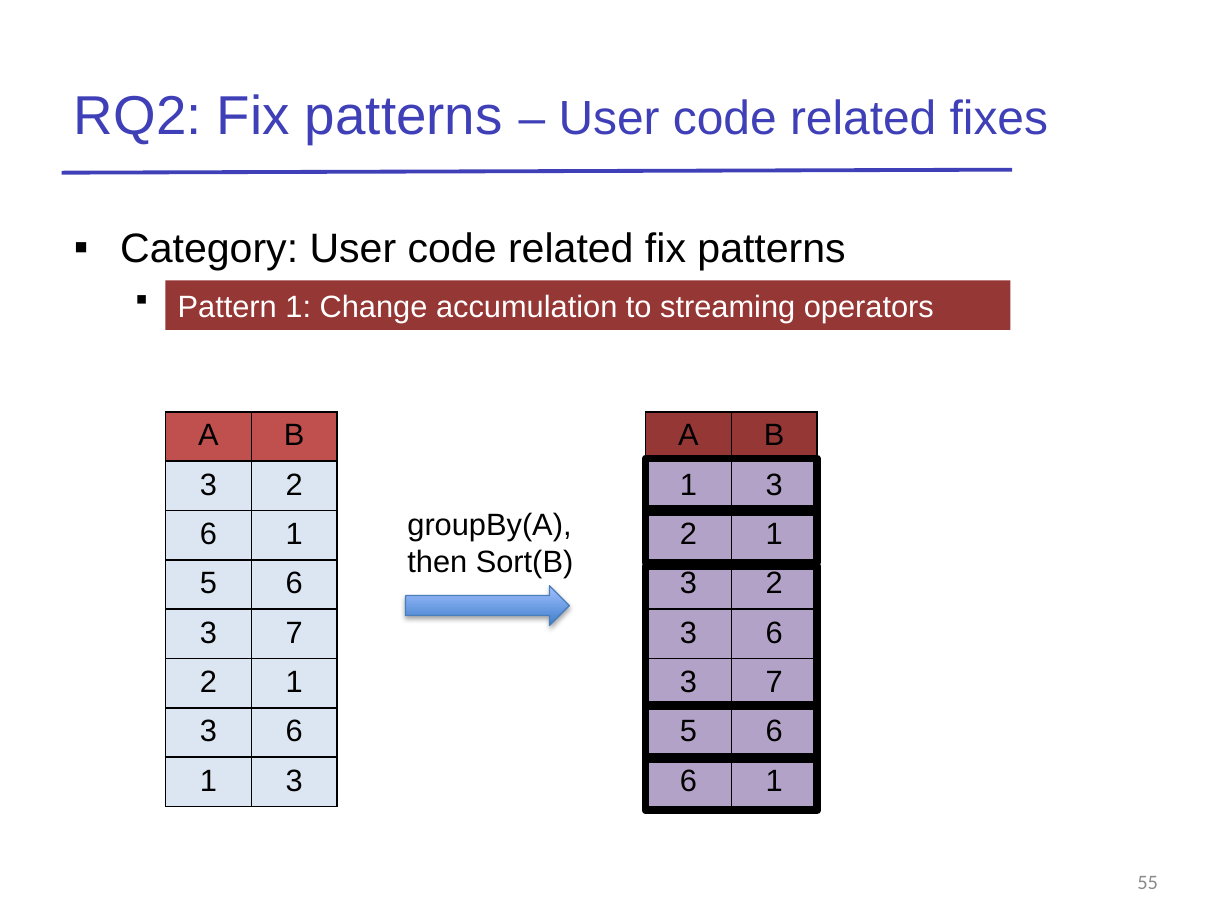
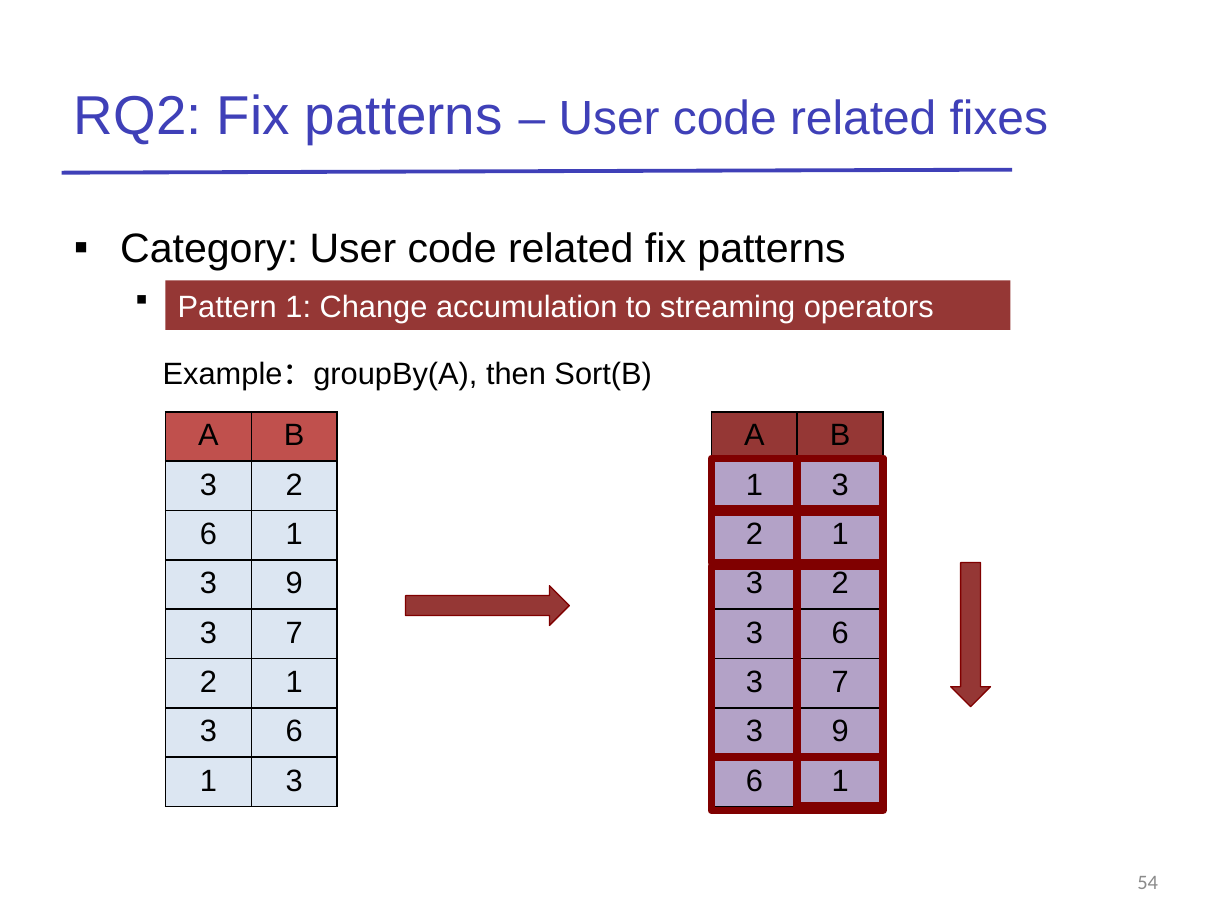
Before and after one commit to JerryLead/MyPaper, a slide deck: slide 54 of slides/OOM-talk-Lijie.pptx (slide 55 before the commit). Drawn at 1232x924 pixels with LibreOffice and Linux fonts; fonts in the diff are those of the drawing. Boxes give left, top, right and bottom in pixels: in the first picture for what was removed or moved away, otherwise in the second. Text is boxed around its words. In the diff, an @@ line names an element or a change of style, - is before the commit and + after.

```diff
--- a/slides/OOM-talk-Lijie.pptx
+++ b/slides/OOM-talk-Lijie.pptx
@@ text at [163, 361, 651, 389]: text changed @@
-groupBy(A), then Sort(B)
+Example：groupBy(A), then Sort(B)
@@ table at [165, 411, 338, 806] @@
-row 4, column 1: 5
+row 4, column 1: 3
-row 4, column 2: 6
+row 4, column 2: 9
@@ table at [712, 411, 885, 806] @@
-row 7, column 1: 5
+row 7, column 1: 3
-row 7, column 2: 6
+row 7, column 2: 9
@@ rectangle added at [797, 458, 883, 806], outline #800000 4.5 pt @@
@@ outline #000000 4.5 pt to #800000 4.5 pt in 4 elements at [712, 458, 883, 513], [712, 509, 883, 563], [712, 756, 883, 811], [712, 565, 883, 756] @@
@@ rectangle: place and size @@
-rectangle at [646, 565, 817, 706]
+rectangle at [712, 565, 883, 756]
@@ right arrow added at [950, 562, 990, 707], fill #953735, outline #800000 0.75 pt @@
@@ right arrow at [405, 585, 569, 625]: fill gradient #3F80CE to #A4C4FF to #953735; outline #4B7EBC 0.75 pt to #800000 0.75 pt; shadow off @@
@@ rectangle removed at [646, 705, 817, 759] @@
@@ 3 rectangles, 1 table: place and size @@
-3 rectangles, 1 table at [646, 411, 818, 811]
+3 rectangles, 1 table at [712, 411, 885, 811]
@@ page number at [1137, 876, 1158, 889]: text changed @@
-55
+54
```
Also in this commit, not shown: 20 other slides changed, 5 slides added, 2 slides removed, 1 other file.
